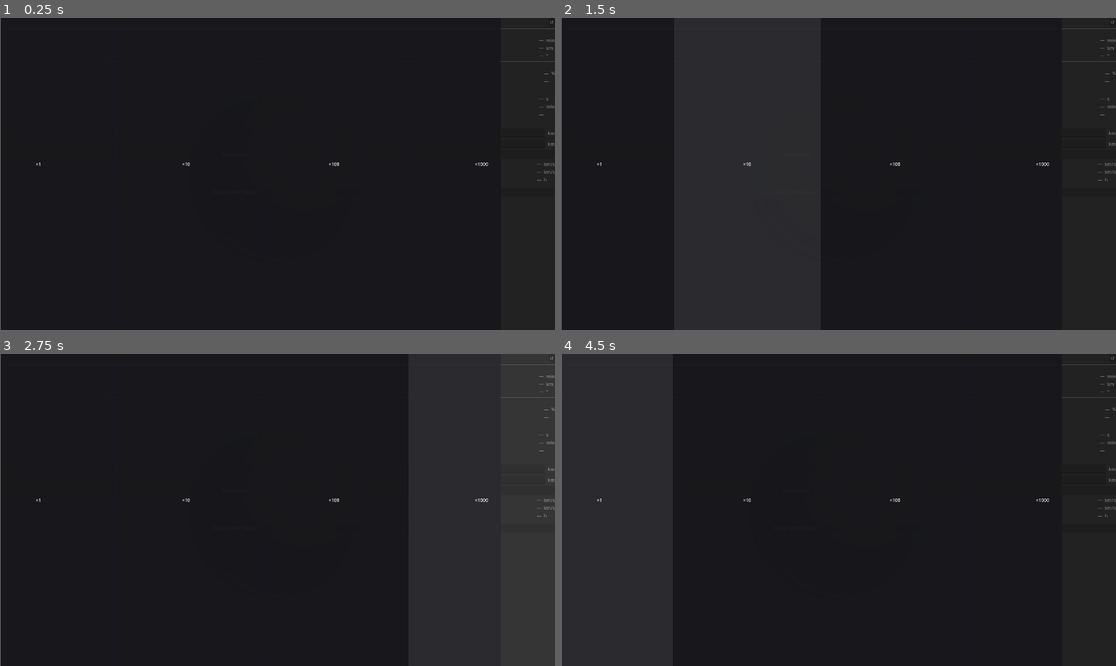
Above: before the commit, frames 1-4 (two rows, left to right).
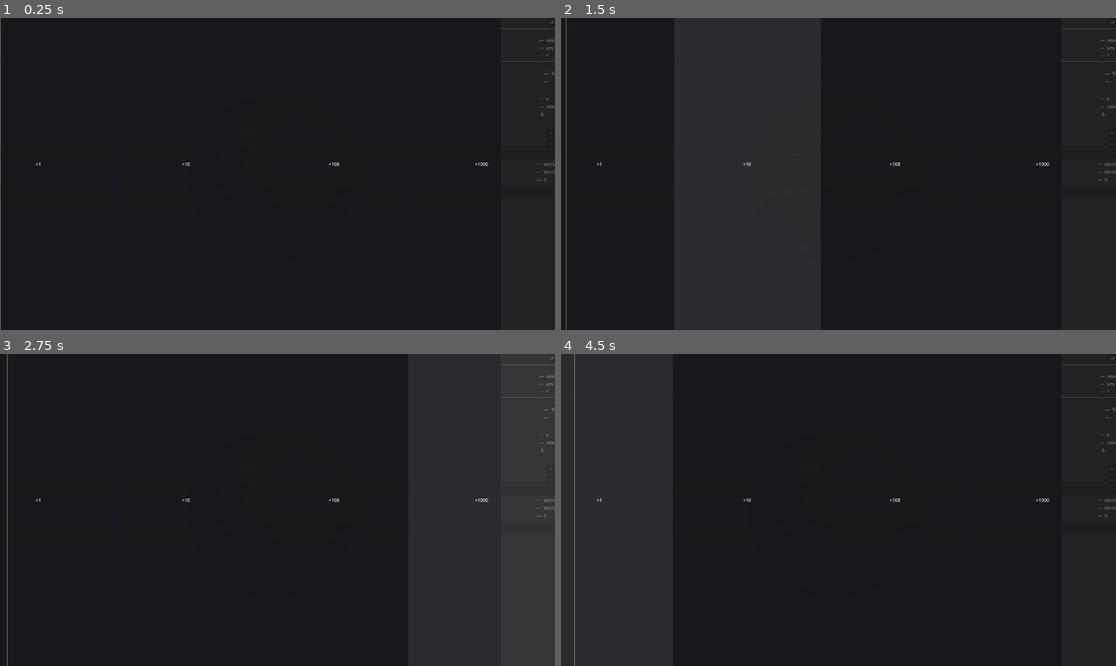
Above: after the commit, the same moments.

Repository: MrVeGGi3/vsl
Game: Godot game, scene res://scenes/main.tscn
The game is run twice, just before and just after one commit, with the same random seed, the same clock (stepped at 60 frames per second) and the same inputs.
Inputs (mouse positions are in pixels of both pictures, inside the frame that each line leads up to):
- Up to frame 1 (0.25 s): no input
- Up to frame 2 (1.5 s): click "↺" at 0.5 s; click "Compute ΔV" at 1.25 s
- Up to frame 3 (2.75 s): click (549, 469) at 2 s, where only the run after the commit has a clickable "+"
- Up to frame 4 (4.5 s): click "Export JSON Report" at 2.75 s; click (1110, 478) at 3.5 s, where only the run after the commit has a clickable "+"; click "×1" at 4.25 s

The runs differ from the first frame. In frame 1, less than 0.1% of the frame differs, in the area x 97-100%, y 30-41%; in frame 2, 0.3%, in the area x 0-100%, y 0-100%; in frame 3, 0.3%; in frame 4, 0.3%.

Commit message:
feat(vr): Phase 4 complete — VR UI panel fully functional with Quest 3S
Solver/C++:
- Fix GC root leaks in julia_solver.cpp (JL_GC_PUSH/POP in propagate+access loops)
- Add eclipse_periods() to Julia solver and export from VSLSolver.jl
- write_solver_json() in main.cpp: writes complete mission analysis JSON before Godot starts
- JULIA_NUM_THREADS=1 in run_vr.sh to prevent Julia scheduler/Godot libuv conflict

GDScript:
- solver_bridge.gd: reads solver_results.json at startup, exposes all bridge methods,
  implements Hohmann transfer in pure GDScript (no Julia call at runtime)
- main_scene.gd: XR alignment on first valid camera frame (_try_align_xr_to_earth)
- analysis_panel.gd: replace LineEdit with +/- spin rows (VR has no keyboard);
  fix closure capture bug — GDScript 4 captures float by value, use Array[float]
  as mutable container; FOCUS_NONE on all buttons to prevent ScrollContainer scroll jump
- vr_ui_panel.gd: fix SubViewport anchor mismatch (panel now fills full 600×800 VP);
  add hover event before press (Button requires hover to register click);
  use push_input(..., true) for correct local-coordinate routing on repeated clicks

Co-Authored-By: Claude Sonnet 4.6 <noreply@anthropic.com>

Diff:
--- a/godot/project/scenes/main.tscn
+++ b/godot/project/scenes/main.tscn
@@ -7,6 +7,7 @@
 [ext_resource type="PackedScene" uid="uid://c2ndkf8p7mn6" path="res://scenes/mission_timeline.tscn" id="5"]
 [ext_resource type="Script" uid="uid://da58iyw6wvqdn" path="res://scripts/vr_controller.gd" id="6"]
 [ext_resource type="Script" uid="uid://ol5566taxm0j" path="res://scripts/vr_ui_panel.gd" id="7"]
+[ext_resource type="Script" path="res://scripts/solver_bridge.gd" id="8"]
 
 [node name="Main" type="Node3D" unique_id=1669414694]
 script = ExtResource("1")
@@ -42,6 +43,7 @@
 [node name="OrbitViewer" parent="." unique_id=697379894 instance=ExtResource("2")]
 
 [node name="SolverBridge" type="Node" parent="." unique_id=1938578492]
+script = ExtResource("8")
 
 [node name="VRUIPanel" type="Node3D" parent="." unique_id=85952421]
 visible = false
--- a/godot/project/scripts/analysis_panel.gd
+++ b/godot/project/scripts/analysis_panel.gd
@@ -8,8 +8,10 @@
 var _next_pass_val:    Label
 var _avg_dur_val:      Label
 var _n_passes_val:     Label
-var _r1_edit:          LineEdit
-var _r2_edit:          LineEdit
+var _r1_val:           float = 6778.0
+var _r2_val:           float = 42164.0
+var _r1_label:         Label
+var _r2_label:         Label
 var _dv1_val:          Label
 var _dv2_val:          Label
 var _tof_val:          Label
@@ -30,6 +32,7 @@
 	var scroll := ScrollContainer.new()
 	scroll.size_flags_vertical = Control.SIZE_EXPAND_FILL
 	scroll.horizontal_scroll_mode = ScrollContainer.SCROLL_MODE_DISABLED
+	scroll.focus_mode = Control.FOCUS_NONE
 	outer.add_child(scroll)
 
 	var inner := VBoxContainer.new()
@@ -59,6 +62,7 @@
 	hbox.add_child(title)
 	var refresh_btn := Button.new()
 	refresh_btn.text = "↺"
+	refresh_btn.focus_mode = Control.FOCUS_NONE
 	refresh_btn.pressed.connect(_refresh_data)
 	hbox.add_child(refresh_btn)
 	parent.add_child(HSeparator.new())
@@ -66,61 +70,49 @@
 func _build_orbit_section(parent: VBoxContainer) -> void:
 	_section_label(parent, "ORBIT")
 	var grid := _new_grid(parent)
-	_period_val = _grid_row(grid, "Period",   "—", "min")
-	_alt_val    = _grid_row(grid, "Altitude", "—", "km")
-	_incl_val   = _grid_row(grid, "Incl.",    "—", "°")
+	_period_val = _grid_row(grid, "Time per orbit", "—", "min")
+	_alt_val    = _grid_row(grid, "Altitude",       "—", "km")
+	_incl_val   = _grid_row(grid, "Inclination",    "—", "°")
 	parent.add_child(HSeparator.new())
 
 func _build_eclipse_section(parent: VBoxContainer) -> void:
-	_section_label(parent, "ECLIPSE")
-	var grid := _new_grid(parent)
-	_eclipse_frac_val = _grid_row(grid, "Fraction", "—", "%")
-	_eclipse_n_val    = _grid_row(grid, "Periods",  "—", "")
+	_section_label(parent, "ECLIPSE  (24 h)")
+	var grid := _new_grid(parent)
+	_eclipse_frac_val = _grid_row(grid, "Time in shadow", "—", "%")
+	_eclipse_n_val    = _grid_row(grid, "Shadow periods", "—", "")
 	parent.add_child(HSeparator.new())
 
 func _build_access_section(parent: VBoxContainer) -> void:
-	_section_label(parent, "GS ACCESS  (Brasília)")
-	var grid := _new_grid(parent)
-	_next_pass_val = _grid_row(grid, "Next pass",  "—", "s")
-	_avg_dur_val   = _grid_row(grid, "Avg dur.",   "—", "min")
-	_n_passes_val  = _grid_row(grid, "N passes",   "—", "")
+	_section_label(parent, "GROUND STATION  (Brasília, 5° mask)")
+	var grid := _new_grid(parent)
+	_next_pass_val = _grid_row(grid, "Next pass in",    "—", "s")
+	_avg_dur_val   = _grid_row(grid, "Contact duration", "—", "min")
+	_n_passes_val  = _grid_row(grid, "Passes today",    "—", "")
 	parent.add_child(HSeparator.new())
 
 func _build_maneuver_section(parent: VBoxContainer) -> void:
-	_section_label(parent, "HOHMANN TRANSFER")
-
-	var r1_box := HBoxContainer.new()
-	parent.add_child(r1_box)
-	_make_label(r1_box, "r₁ ")
-	_r1_edit = LineEdit.new()
-	_r1_edit.text = "6778"
-	_r1_edit.size_flags_horizontal = Control.SIZE_EXPAND_FILL
-	r1_box.add_child(_r1_edit)
-	_make_label(r1_box, " km")
-
-	var r2_box := HBoxContainer.new()
-	parent.add_child(r2_box)
-	_make_label(r2_box, "r₂ ")
-	_r2_edit = LineEdit.new()
-	_r2_edit.text = "42164"
-	_r2_edit.size_flags_horizontal = Control.SIZE_EXPAND_FILL
-	r2_box.add_child(_r2_edit)
-	_make_label(r2_box, " km")
+	_section_label(parent, "ORBITAL TRANSFER  (Hohmann)")
+	_r1_label = _spin_row(parent, "From orbit", _r1_val, 100.0,
+		func(v): _r1_val = v; _compute_hohmann())
+	_r2_label = _spin_row(parent, "To orbit  ", _r2_val, 500.0,
+		func(v): _r2_val = v; _compute_hohmann())
 
 	var btn := Button.new()
 	btn.text = "Compute ΔV"
+	btn.focus_mode = Control.FOCUS_NONE
 	btn.pressed.connect(_compute_hohmann)
 	parent.add_child(btn)
 
 	var grid := _new_grid(parent)
-	_dv1_val = _grid_row(grid, "ΔV₁", "—", "km/s")
-	_dv2_val = _grid_row(grid, "ΔV₂", "—", "km/s")
-	_tof_val = _grid_row(grid, "ToF",  "—", "h")
+	_dv1_val = _grid_row(grid, "ΔV departure", "—", "km/s")
+	_dv2_val = _grid_row(grid, "ΔV arrival",   "—", "km/s")
+	_tof_val = _grid_row(grid, "Transit time",  "—", "h")
 	parent.add_child(HSeparator.new())
 
 func _build_report_section(parent: VBoxContainer) -> void:
 	var btn := Button.new()
 	btn.text = "Export JSON Report"
+	btn.focus_mode = Control.FOCUS_NONE
 	btn.pressed.connect(_export_report)
 	parent.add_child(btn)
 
@@ -171,12 +163,10 @@
 	if bridge == null or not bridge.has_method("compute_hohmann"):
 		_set_status("compute_hohmann not available")
 		return
-	var r1 := _r1_edit.text.to_float()
-	var r2 := _r2_edit.text.to_float()
-	if r1 <= 0.0 or r2 <= 0.0:
+	if _r1_val <= 0.0 or _r2_val <= 0.0:
 		_set_status("Invalid radii")
 		return
-	var res: Dictionary = bridge.compute_hohmann(r1, r2)
+	var res: Dictionary = bridge.compute_hohmann(_r1_val, _r2_val)
 	if res.is_empty():
 		_set_status("Hohmann failed")
 		return
@@ -227,6 +217,37 @@
 	lbl.text = text
 	parent.add_child(lbl)
 
+func _spin_row(parent: VBoxContainer, label_text: String, initial: float,
+               step: float, on_change: Callable) -> Label:
+	var row := HBoxContainer.new()
+	parent.add_child(row)
+	_make_label(row, label_text + " ")
+	var btn_minus := Button.new()
+	btn_minus.text = "−"
+	btn_minus.focus_mode = Control.FOCUS_NONE
+	btn_minus.custom_minimum_size = Vector2(28, 0)
+	row.add_child(btn_minus)
+	var val_lbl := Label.new()
+	val_lbl.text = "%.0f km" % initial
+	val_lbl.size_flags_horizontal = Control.SIZE_EXPAND_FILL
+	val_lbl.horizontal_alignment = HORIZONTAL_ALIGNMENT_CENTER
+	row.add_child(val_lbl)
+	var btn_plus := Button.new()
+	btn_plus.text = "+"
+	btn_plus.focus_mode = Control.FOCUS_NONE
+	btn_plus.custom_minimum_size = Vector2(28, 0)
+	row.add_child(btn_plus)
+	var state := [initial]  # Array as mutable reference — float is captured by value in GDScript 4
+	btn_minus.pressed.connect(func():
+		state[0] = maxf(state[0] - step, 6371.0 + 100.0)
+		val_lbl.text = "%.0f km" % state[0]
+		on_change.call(state[0]))
+	btn_plus.pressed.connect(func():
+		state[0] += step
+		val_lbl.text = "%.0f km" % state[0]
+		on_change.call(state[0]))
+	return val_lbl
+
 func _set_status(msg: String) -> void:
 	if _status_label:
 		_status_label.text = msg
--- a/godot/project/scripts/main_scene.gd
+++ b/godot/project/scripts/main_scene.gd
@@ -8,7 +8,28 @@
 # World-space position of the VR UI panel (right side, arm's reach).
 const VR_PANEL_POS  := Vector3(0.35, 1.5, 19.0)
 
-var _vr_active := false
+var _vr_active  := false
+var _vr_aligned := false
+
+func _process(_delta: float) -> void:
+	if _vr_active and not _vr_aligned:
+		_try_align_xr_to_earth()
+
+func _try_align_xr_to_earth() -> void:
+	var cam := get_node_or_null("XROrigin3D/XRCamera3D")
+	if cam == null or cam.transform == Transform3D.IDENTITY:
+		return
+	var cam_fwd: Vector3 = -cam.global_transform.basis.z
+	cam_fwd.y = 0.0
+	if cam_fwd.length_squared() < 0.001:
+		return
+	var to_earth: Vector3 = (Vector3.ZERO - $XROrigin3D.global_position).normalized()
+	to_earth.y = 0.0
+	if to_earth.length_squared() < 0.001:
+		return
+	$XROrigin3D.rotation.y += cam_fwd.normalized().signed_angle_to(
+		to_earth.normalized(), Vector3.UP)
+	_vr_aligned = true
 
 func _ready() -> void:
 	_vr_active = _try_init_openxr()
--- /dev/null
+++ b/godot/project/scripts/solver_bridge.gd
@@ -0,0 +1,118 @@
+extends Node
+
+var _data:            Dictionary = {}
+var _sim_speed:       float      = 1.0
+var _t_start_wall:    float      = 0.0
+var _loaded:          bool       = false
+
+func _ready() -> void:
+	_t_start_wall = Time.get_ticks_msec() / 1000.0
+	_load_results()
+
+func _load_results() -> void:
+	var path := ProjectSettings.globalize_path("res://") + "solver_results.json"
+	if not FileAccess.file_exists(path):
+		push_warning("SolverBridge: solver_results.json not found at " + path)
+		return
+	var f := FileAccess.open(path, FileAccess.READ)
+	if f == null:
+		push_warning("SolverBridge: cannot open " + path)
+		return
+	var json_text := f.get_as_text()
+	f.close()
+	var json := JSON.new()
+	if json.parse(json_text) != OK:
+		push_warning("SolverBridge: JSON parse error: " + json.get_error_message())
+		return
+	_data   = json.get_data()
+	_loaded = true
+	print("[SolverBridge] loaded: %d orbit pts, %d access wins" % [
+		int(_data.get("point_count", 0)),
+		(_data.get("access_windows", []) as Array).size()
+	])
+
+# ── Bridge API ─────────────────────────────────────────────────────────────────
+
+func has_new_data(last_frame_id: int) -> bool:
+	return _loaded and last_frame_id < 1
+
+func get_frame_id() -> int:
+	return 1 if _loaded else 0
+
+func get_point_count() -> int:
+	return int(_data.get("point_count", 0))
+
+func copy_positions_to(arr: PackedVector3Array, count: int) -> void:
+	if not _loaded:
+		return
+	var flat: Array = _data.get("positions_flat", [])
+	var n := mini(count, flat.size() / 3)
+	for i in n:
+		arr[i] = Vector3(float(flat[i * 3]), float(flat[i * 3 + 1]), float(flat[i * 3 + 2]))
+
+func get_orbit_start_t_s() -> float:
+	return 0.0
+
+func get_orbit_step_s() -> float:
+	return float(_data.get("orbit_step_s", 10.0))
+
+func get_mission_summary() -> Dictionary:
+	if not _loaded:
+		return {}
+	return {
+		"period_s":        float(_data.get("orbit_period_s",   0.0)),
+		"altitude_km":     float(_data.get("altitude_km",      0.0)),
+		"inclination_deg": float(_data.get("inclination_deg",  0.0)),
+	}
+
+func get_eclipse_result() -> Dictionary:
+	if not _loaded:
+		return {}
+	var starts := PackedFloat64Array(_data.get("eclipse_period_starts", []) as Array)
+	var ends   := PackedFloat64Array(_data.get("eclipse_period_ends",   []) as Array)
+	return {
+		"fraction":      float(_data.get("eclipse_fraction",  0.0)),
+		"n_periods":     int(_data.get("eclipse_n_periods",   0)),
+		"period_starts": starts,
+		"period_ends":   ends,
+	}
+
+func get_access_windows() -> Array:
+	if not _loaded:
+		return []
+	return _data.get("access_windows", []) as Array
+
+func get_sim_time_s() -> float:
+	return (Time.get_ticks_msec() / 1000.0 - _t_start_wall) * _sim_speed
+
+func set_sim_speed(speed: float) -> void:
+	var cur_t := get_sim_time_s()
+	_sim_speed = speed
+	if _sim_speed > 0.0:
+		_t_start_wall = Time.get_ticks_msec() / 1000.0 - cur_t / _sim_speed
+
+func compute_hohmann(r1_km: float, r2_km: float) -> Dictionary:
+	const MU := 398600.4418
+	if r1_km <= 0.0 or r2_km <= 0.0:
+		return {}
+	var a_t := (r1_km + r2_km) * 0.5
+	var v1  := sqrt(MU / r1_km)
+	var v2  := sqrt(MU / r2_km)
+	var vp  := sqrt(MU * (2.0 / r1_km - 1.0 / a_t))
+	var va  := sqrt(MU * (2.0 / r2_km - 1.0 / a_t))
+	return {
+		"dv1_kms": vp - v1,
+		"dv2_kms": v2 - va,
+		"tof_s":   PI * sqrt(a_t * a_t * a_t / MU),
+	}
+
+func export_report_json(user_path: String) -> void:
+	if not _loaded:
+		push_warning("SolverBridge: no data to export")
+		return
+	var f := FileAccess.open(user_path, FileAccess.WRITE)
+	if f == null:
+		push_warning("SolverBridge: cannot write " + user_path)
+		return
+	f.store_string(JSON.stringify(_data, "  "))
+	f.close()
--- a/godot/project/scripts/vr_ui_panel.gd
+++ b/godot/project/scripts/vr_ui_panel.gd
@@ -19,7 +19,15 @@
 	_viewport.transparent_bg = true
 	_viewport.render_target_update_mode = SubViewport.UPDATE_ALWAYS
 	add_child(_viewport)
-	_viewport.add_child(load("res://scenes/analysis_panel.tscn").instantiate())
+	var panel: Control = load("res://scenes/analysis_panel.tscn").instantiate()
+	_viewport.add_child(panel)
+	# Override desktop right-side anchor so panel fills the full SubViewport.
+	# Without this, the panel occupies only x=[310,600] while the quad maps
+	# UV across the full 600px — causing clicks to land on the wrong element.
+	panel.set_anchor_and_offset(SIDE_LEFT,   0.0, 0.0)
+	panel.set_anchor_and_offset(SIDE_RIGHT,  1.0, 0.0)
+	panel.set_anchor_and_offset(SIDE_TOP,    0.0, 0.0)
+	panel.set_anchor_and_offset(SIDE_BOTTOM, 1.0, 0.0)
 
 func _setup_mesh() -> void:
 	var quad := QuadMesh.new()
@@ -54,15 +62,25 @@
 	var local_pos := to_local(world_pos)
 	var u := clampf(local_pos.x / PANEL_W_M + 0.5, 0.0, 1.0)
 	var v := clampf(0.5 - local_pos.y / PANEL_H_M, 0.0, 1.0)
+	var pixel := Vector2(u * VP_W, v * VP_H)
+	# Hover first — without this, Button ignores press if cursor wasn't on it
+	var hover := InputEventMouseMotion.new()
+	hover.position = pixel
+	_viewport.push_input(hover, true)
 
 	var press := InputEventMouseButton.new()
 	press.button_index = MOUSE_BUTTON_LEFT
 	press.pressed = true
-	press.position = Vector2(u * VP_W, v * VP_H)
-	_viewport.push_input(press)
+	press.position = pixel
+	_viewport.push_input(press, true)
 
 	var release := InputEventMouseButton.new()
 	release.button_index = MOUSE_BUTTON_LEFT
 	release.pressed = false
-	release.position = Vector2(u * VP_W, v * VP_H)
-	_viewport.push_input(release)
+	release.position = pixel
+	_viewport.push_input(release, true)
+
+	# Move cursor away so no button stays in hover/pressed visual state
+	var move_away := InputEventMouseMotion.new()
+	move_away.position = Vector2(-10.0, -10.0)
+	_viewport.push_input(move_away, true)
Not shown, changed: main/src/julia_solver.cpp
Not shown, changed: main/src/main.cpp
Not shown, changed: run_vr.sh
Not shown, changed: solver/src/VSLSolver.jl
Not shown, changed: solver/src/mission/eclipse.jl
